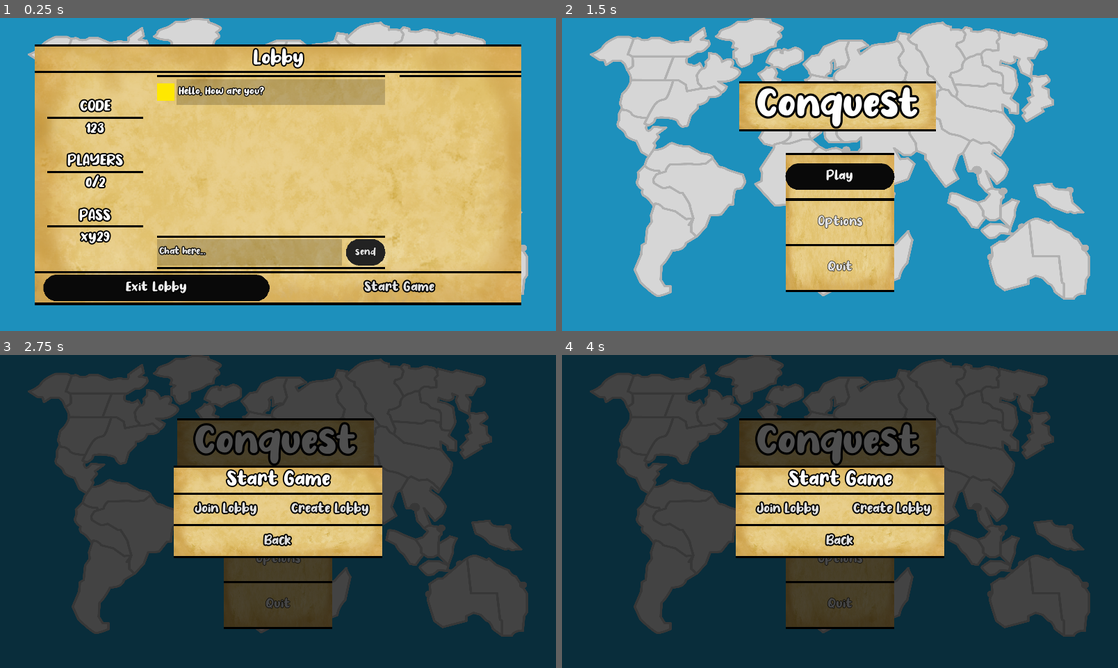
Above: before the commit, frames 1-4 (two rows, left to right).
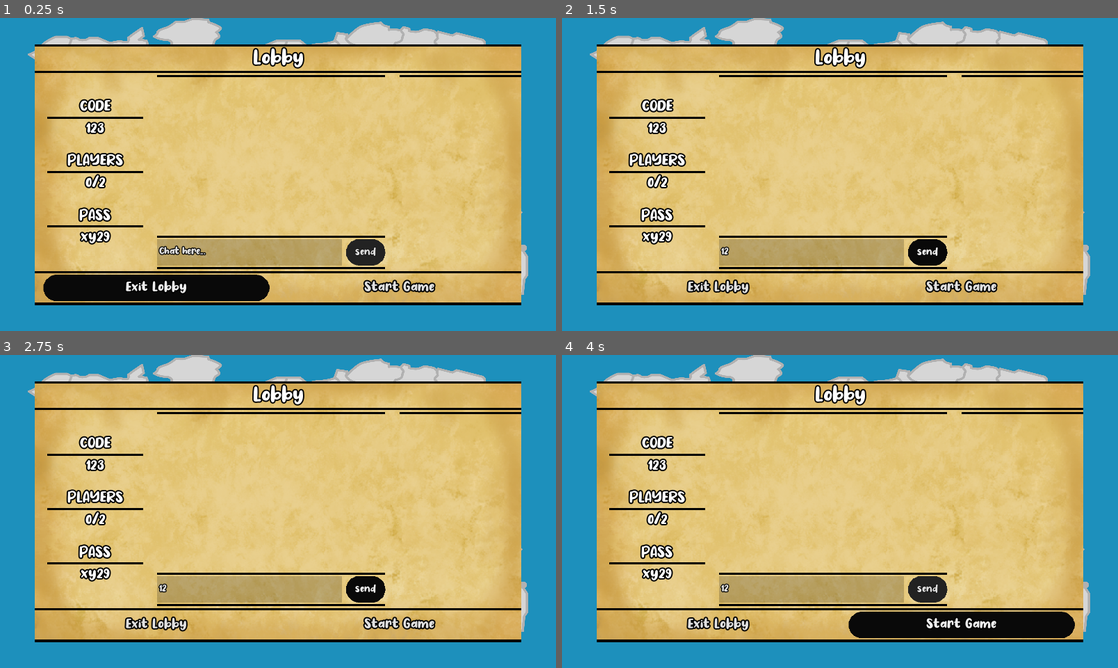
Above: after the commit, the same moments.

Repository: argosopentech/Conquest
Game: Godot game, scene res://Source/Gameplay/HUD/Lobby.tscn
The game is run twice, just before and just after one commit, with the same random seed, the same clock (stepped at 60 frames per second) and the same inputs. This scene is started directly instead of the project's main scene.
Inputs (mouse positions are in pixels of both pictures, inside the frame that each line leads up to):
- Up to frame 1 (0.25 s): no input
- Up to frame 2 (1.5 s): click (812, 252) at 0.52 s; type "12" at 0.6 s; click "send" at 1.25 s
- Up to frame 3 (2.75 s): click (278, 514) at 2 s, where only the run before the commit has a clickable "Play"
- Up to frame 4 (4 s): click (840, 514) at 2.75 s, where only the run before the commit has a clickable "Play"; click (962, 624) at 3.5 s, where only the run after the commit has a clickable "Start Game"

The runs differ from the first frame. In frame 1, 3.3% of the frame differs, in the area x 28-70%, y 19-28%; in frame 2, 67%; in frame 3, 94%, in the area x 0-100%, y 0-100%; in frame 4, 94%.
Error before the commit: Invalid get index 'name' (on base: 'Dictionary'). (res://Source/Gameplay/HUD/Lobby.gd:19)
Error after the commit: Invalid get index 'name' (on base: 'Dictionary'). (res://Source/Gameplay/HUD/Lobby.gd:35)

Commit message:
Lobby Chat

Diff:
--- a/Source/Gameplay/HUD/Lobby.gd
+++ b/Source/Gameplay/HUD/Lobby.gd
@@ -7,13 +7,29 @@
 onready var players_list = $TextureRect/Info/Window/PlayersList
 onready var start_button = $TextureRect/Info/HMenu3/StartGame
 onready var start_margin = $TextureRect/Info/HMenu3/MarginRight
+onready var chat = $TextureRect/Info/Window/Chat/ChatBox/Chat
+onready var chat_box = $TextureRect/Info/Window/Chat/ChatBox
+onready var chat_scroll = $TextureRect/Info/Window/Chat/ChatBox.get_v_scrollbar()
+onready var message_edit = $TextureRect/Info/Window/Chat/MessageBox/Message
 
 var player_instance_scene = preload("res://Source/Gameplay/HUD/PlayerListInstance.tscn")
+var message_instance_scene = preload("res://Source/Gameplay/HUD/MessageInstance.tscn")
+var player_number = null
+var max_scroll_length = 0
 
 func _ready():
+	connect_signals()
+	setup_lobby_ui()
+	max_scroll_length = chat_scroll.max_value
+
+func connect_signals():
+	chat_scroll.connect("changed", self, "scroll_chat_box")
+	connect_server_signals()
+
+func connect_server_signals():
 	Server.connect("lobby_updated_signal", self, "lobby_updated")
 	Server.connect("kicked_from_lobby_signal", self, "kicked_from_lobby")
-	setup_lobby_ui()
+	Server.connect("got_message", self, "got_message")
 
 func setup_lobby_ui():
 	name_label.text = str(Server.my_lobby.name)
@@ -40,14 +56,45 @@
 			start_margin.hide()
 		if Server.my_lobby.players[i].id == Server.player_id:
 			player_instance.name_label.set("custom_colors/font_color", Color.orangered)
+			player_number = i
 
 func kicked_from_lobby(reason = ""):
 	print(reason)
 	get_tree().change_scene("res://Source/Main/Main.tscn")
 
+func write_server_message(message):
+	var message_instance = message_instance_scene.instance()
+	chat.add_child(message_instance)
+	message_instance.message_label.text = message
+	message_instance.color_rect.hide()
+
+func got_message(message, sender):
+	var message_instance = message_instance_scene.instance()
+	chat.add_child(message_instance)
+	message_instance.message_label.text = message
+	message_instance.sender_label.text = sender.name + ": "
+	message_instance.sender_label.set("custom_colors/font_color", sender.color)
+	message_instance.color_rect.color = sender.color
+
+func scroll_chat_box():
+	if max_scroll_length != chat_scroll.max_value:
+		chat_box.scroll_vertical = chat_scroll.max_value
+		max_scroll_length = chat_scroll.max_value
+
 func lobby_updated(lobby_data, reason):
 	setup_lobby_ui()
+	write_server_message(reason)
 
 func _on_Cancel_pressed():
 	Server.leave_lobby()
 	get_tree().change_scene("res://Source/Main/Main.tscn")
+
+func _on_Send_pressed():
+	var code = int(code_label.text)
+	var message = message_edit.text
+	var sender = Server.my_lobby.players[player_number]
+	Server.send_message(code, message, sender)
+	message_edit.text = ""
+
+func _on_Message_text_entered(new_text):
+	_on_Send_pressed()
--- a/Source/Gameplay/HUD/Lobby.tscn
+++ b/Source/Gameplay/HUD/Lobby.tscn
@@ -1,9 +1,8 @@
-[gd_scene load_steps=17 format=2]
+[gd_scene load_steps=16 format=2]
 
 [ext_resource path="res://Assets/Fonts/no_virus/No Virus.ttf" type="DynamicFontData" id=1]
 [ext_resource path="res://Source/Gameplay/Map/Map.tscn" type="PackedScene" id=2]
 [ext_resource path="res://Source/Background/Background.tscn" type="PackedScene" id=3]
-[ext_resource path="res://Source/Gameplay/HUD/MessageInstance.tscn" type="PackedScene" id=5]
 [ext_resource path="res://Assets/Graphics/Textures/old_paper.png" type="Texture" id=6]
 [ext_resource path="res://Source/Menu/HMenu.tscn" type="PackedScene" id=7]
 [ext_resource path="res://Source/Button/Button.tscn" type="PackedScene" id=8]
@@ -98,6 +97,7 @@
 margin_top = -300.0
 margin_right = 560.0
 margin_bottom = 300.0
+grow_horizontal = 2
 texture = ExtResource( 6 )
 expand = true
 __meta__ = {
@@ -107,6 +107,7 @@
 [node name="Info" type="VBoxContainer" parent="TextureRect"]
 anchor_right = 1.0
 anchor_bottom = 1.0
+grow_horizontal = 2
 rect_min_size = Vector2( 260, 0 )
 __meta__ = {
 "_edit_use_anchors_": false
@@ -142,6 +143,7 @@
 margin_top = 71.0
 margin_right = 1120.0
 margin_bottom = 518.0
+grow_horizontal = 2
 size_flags_vertical = 3
 
 [node name="Margin1" type="Label" parent="TextureRect/Info/Window"]
@@ -296,6 +298,7 @@
 margin_left = 282.0
 margin_right = 807.0
 margin_bottom = 447.0
+grow_horizontal = 2
 size_flags_horizontal = 3
 size_flags_vertical = 3
 
@@ -309,18 +312,18 @@
 margin_top = 9.0
 margin_right = 525.0
 margin_bottom = 365.0
+grow_horizontal = 2
 size_flags_horizontal = 3
 size_flags_vertical = 3
 follow_focus = true
+scroll_horizontal_enabled = false
 
 [node name="Chat" type="VBoxContainer" parent="TextureRect/Info/Window/Chat/ChatBox"]
 margin_right = 525.0
 margin_bottom = 356.0
+grow_horizontal = 2
 size_flags_horizontal = 3
 size_flags_vertical = 3
-
-[node name="MessageInstance" parent="TextureRect/Info/Window/Chat/ChatBox/Chat" instance=ExtResource( 5 )]
-margin_right = 525.0
 
 [node name="Margin2" type="ColorRect" parent="TextureRect/Info/Window/Chat"]
 margin_top = 369.0
@@ -432,7 +435,8 @@
 rect_min_size = Vector2( 0, 5 )
 color = Color( 0, 0, 0, 1 )
 
-[connection signal="pressed" from="TextureRect/Info/Window/Chat/MessageBox/Send" to="." method="_on_Cancel_pressed"]
+[connection signal="text_entered" from="TextureRect/Info/Window/Chat/MessageBox/Message" to="." method="_on_Message_text_entered"]
+[connection signal="pressed" from="TextureRect/Info/Window/Chat/MessageBox/Send" to="." method="_on_Send_pressed"]
 [connection signal="pressed" from="TextureRect/Info/HMenu3/Cancel" to="." method="_on_Cancel_pressed"]
 [connection signal="pressed" from="TextureRect/Info/HMenu3/StartGame" to="." method="_on_JoinCode_pressed"]
 
--- /dev/null
+++ b/Source/Gameplay/HUD/MessageInstance.gd
@@ -0,0 +1,5 @@
+extends HBoxContainer
+
+onready var color_rect = $Color
+onready var message_label = $Chat/Message
+onready var sender_label = $Chat/Sender
--- a/Source/Gameplay/HUD/MessageInstance.tscn
+++ b/Source/Gameplay/HUD/MessageInstance.tscn
@@ -1,8 +1,9 @@
-[gd_scene load_steps=4 format=2]
+[gd_scene load_steps=6 format=2]
 
 [ext_resource path="res://Assets/Fonts/no_virus/No Virus.ttf" type="DynamicFontData" id=1]
+[ext_resource path="res://Source/Gameplay/HUD/MessageInstance.gd" type="Script" id=2]
 
-[sub_resource type="StyleBoxFlat" id=8]
+[sub_resource type="StyleBoxFlat" id=1]
 bg_color = Color( 0, 0, 0, 0.196078 )
 border_width_left = 5
 border_width_top = 5
@@ -10,7 +11,14 @@
 border_width_bottom = 5
 border_color = Color( 0, 0, 0, 0.196078 )
 
-[sub_resource type="DynamicFont" id=7]
+[sub_resource type="DynamicFont" id=2]
+size = 24
+outline_size = 1
+outline_color = Color( 0, 0, 0, 1 )
+use_filter = true
+font_data = ExtResource( 1 )
+
+[sub_resource type="DynamicFont" id=3]
 size = 24
 outline_size = 2
 outline_color = Color( 0, 0, 0, 1 )
@@ -18,11 +26,17 @@
 font_data = ExtResource( 1 )
 
 [node name="MessageInstance" type="HBoxContainer"]
-margin_right = 513.0
+margin_right = 480.0
 margin_bottom = 60.0
 rect_min_size = Vector2( 0, 60 )
+size_flags_horizontal = 3
+script = ExtResource( 2 )
+__meta__ = {
+"_edit_use_anchors_": false
+}
 
 [node name="Color" type="ColorRect" parent="."]
+visible = false
 margin_top = 10.0
 margin_right = 40.0
 margin_bottom = 50.0
@@ -30,14 +44,29 @@
 size_flags_vertical = 4
 color = Color( 1, 0.913725, 0, 1 )
 
-[node name="Message" type="Label" parent="."]
-margin_left = 44.0
-margin_right = 513.0
+[node name="Chat" type="HBoxContainer" parent="."]
+margin_right = 480.0
 margin_bottom = 60.0
 size_flags_horizontal = 3
+custom_constants/separation = 0
+
+[node name="Sender" type="Label" parent="Chat"]
+margin_right = 10.0
+margin_bottom = 60.0
+size_flags_vertical = 7
+custom_styles/normal = SubResource( 1 )
+custom_fonts/font = SubResource( 2 )
+valign = 1
+
+[node name="Message" type="Label" parent="Chat"]
+margin_left = 10.0
+margin_right = 480.0
+margin_bottom = 60.0
+rect_min_size = Vector2( 320, 0 )
+size_flags_horizontal = 3
 size_flags_vertical = 3
-custom_styles/normal = SubResource( 8 )
-custom_fonts/font = SubResource( 7 )
+custom_styles/normal = SubResource( 1 )
+custom_fonts/font = SubResource( 3 )
 text = "Hello, How are you?"
 valign = 1
 autowrap = true
--- a/Source/Gameplay/HUD/OptionsMenu.tscn
+++ b/Source/Gameplay/HUD/OptionsMenu.tscn
@@ -170,6 +170,7 @@
 rect_min_size = Vector2( 0, 50 )
 text = "player"
 align = 1
+max_length = 15
 
 [node name="MarginMid1" type="ColorRect" parent="Info"]
 margin_top = 175.0
--- a/Source/Server/Server.gd
+++ b/Source/Server/Server.gd
@@ -14,6 +14,7 @@
 signal failed_to_join_lobby_signal(reason)
 signal got_active_lobbies_signal(lobbies)
 signal kicked_from_lobby_signal(reason)
+signal got_message(message, sender)
 
 func _ready():
 	connect_signals()
@@ -93,3 +94,10 @@
 remote func kicked_from_lobby(reason = ""):
 	print(reason)
 	emit_signal("kicked_from_lobby_signal")
+
+func send_message(lobby_code, message, sender):
+	rpc_id(1, "send_message", lobby_code, message, sender)
+
+remote func get_message(message, sender):
+	print("Got message:\n", message, "\nfrom\n", sender)
+	emit_signal("got_message", message, sender)
Not shown: 6 places in Source/Gameplay/HUD/Lobby.tscn that only renumber resources
